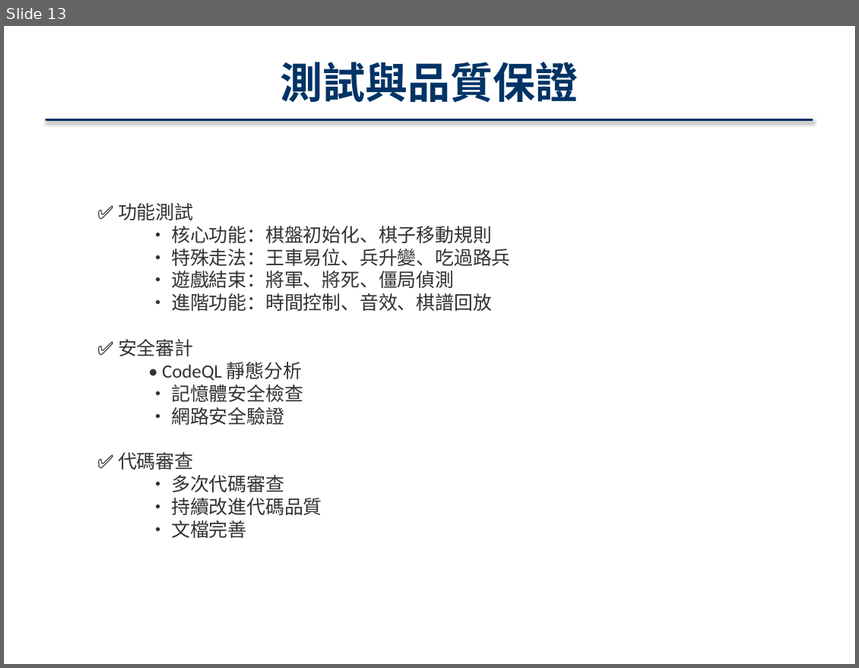
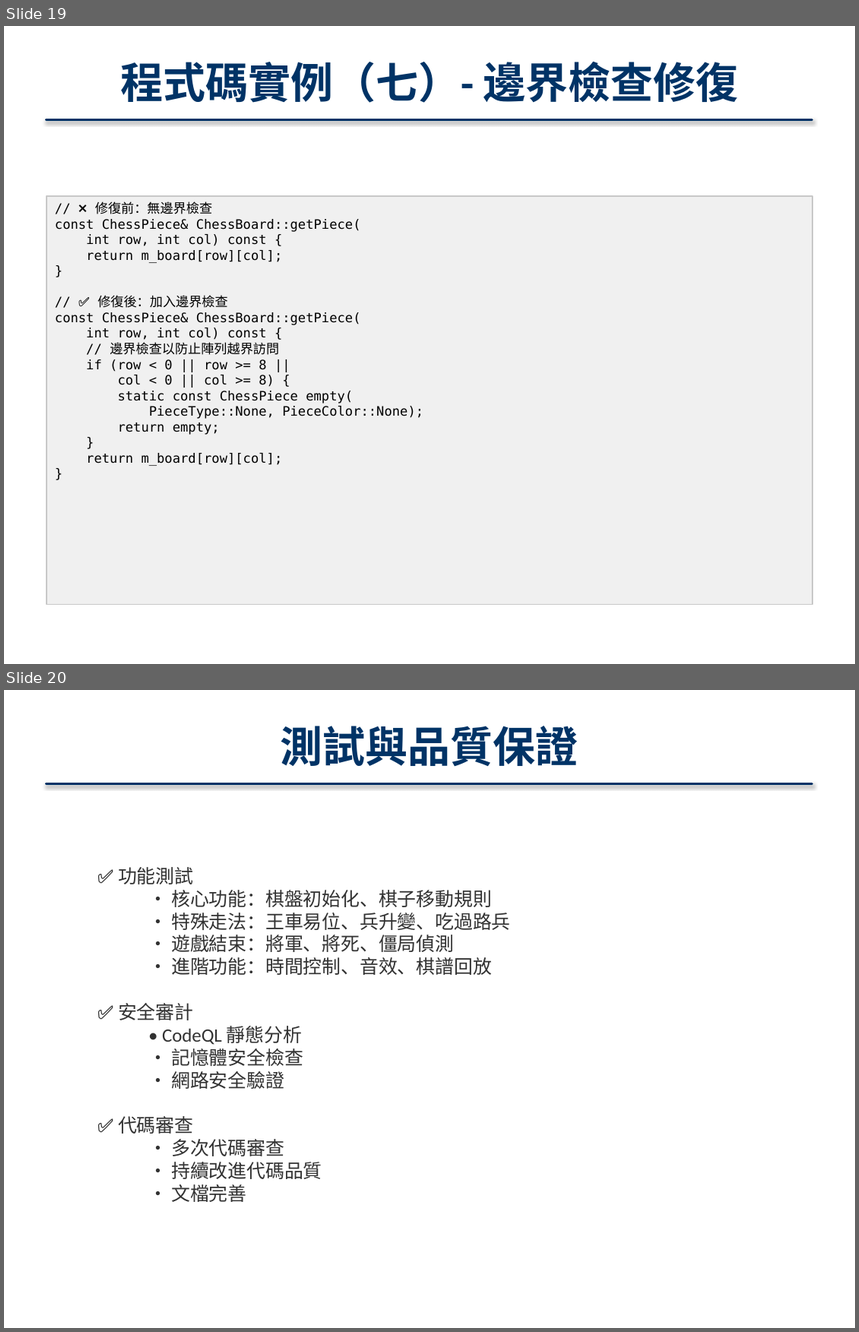
Before and after one commit to 41343112/Qt_11401_8, a slide deck: Qt_Chess_專案報告.pptx. Shown one above the other, each under a label of ours: slide 13 before the commit, slides 19 and 20 after it. The pictures are 859x668 and 859x1332 pixels, drawn with LibreOffice and Linux fonts; fonts in the diff are those of the drawing. Boxes give left, top, right and bottom in pixels: in the first picture for what was removed or moved away, otherwise in the second. Text is boxed around its words. In the diff, an @@ line names an element or a change of style, - is before the commit and + after.

```diff
--- a/Qt_Chess_專案報告.pptx
+++ b/Qt_Chess_專案報告.pptx
@@ slide 19 added at <box>4,26,855,664</box>, background #FFFFFF @@
@@ text added at <box>120,61,739,103</box>, 36 pt, text #003366, bold @@
+程式碼實例（七）- 邊界檢查修復
@@ rectangle added at <box>47,119,813,119</box>, fill gradient #3F80CE to #A4C4FF, outline #003366 2 pt @@
@@ rectangle added at <box>47,196,813,605</box>, fill #F0F0F0, outline #C8C8C8 1 pt, 11 pt, text #000000 @@
+// ❌ 修復前：無邊界檢查
+const ChessPiece& ChessBoard::getPiece(
+int row, int col) const {
+return m_board[row][col];
+}
+// ✅ 修復後：加入邊界檢查
+const ChessPiece& ChessBoard::getPiece(
+int row, int col) const {
+// 邊界檢查以防止陣列越界訪問
+if (row < 0 || row >= 8 ||
+col < 0 || col >= 8) {
+static const ChessPiece empty(
+PieceType::None, PieceColor::None);
+return empty;
+}
+return m_board[row][col];
+}
@@ what was slide 13 is now slide 20 @@
```
Also in this commit, not shown: 2 slides changed, 6 other slides added.
